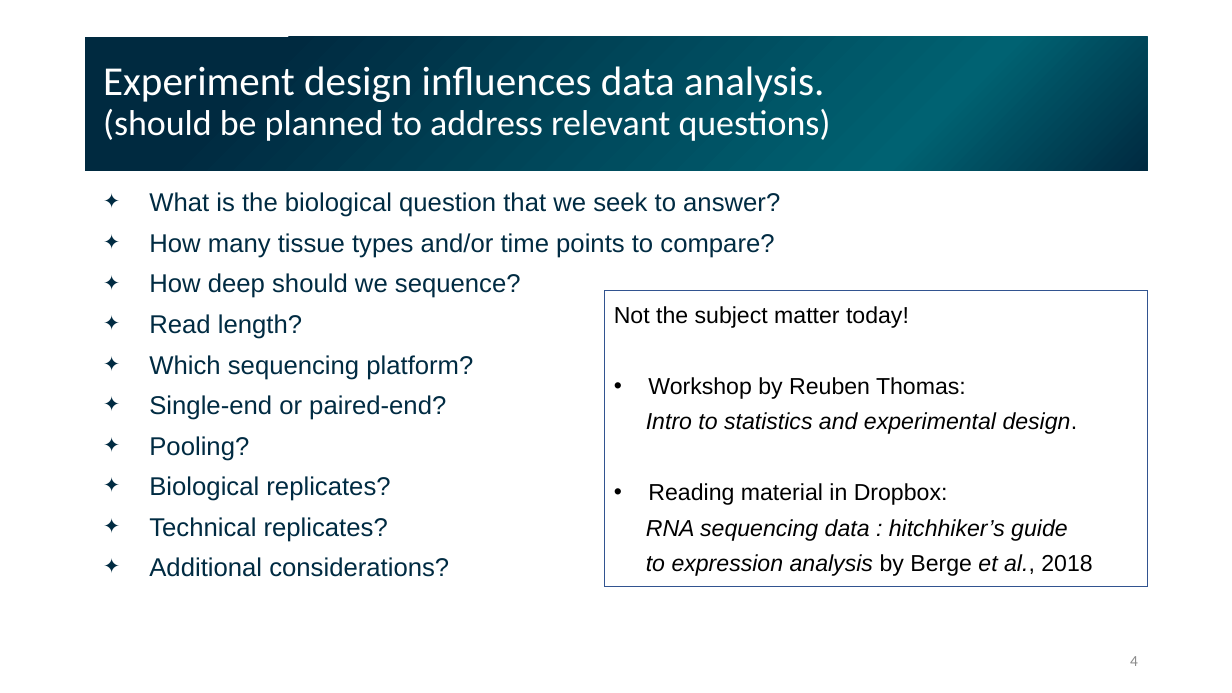
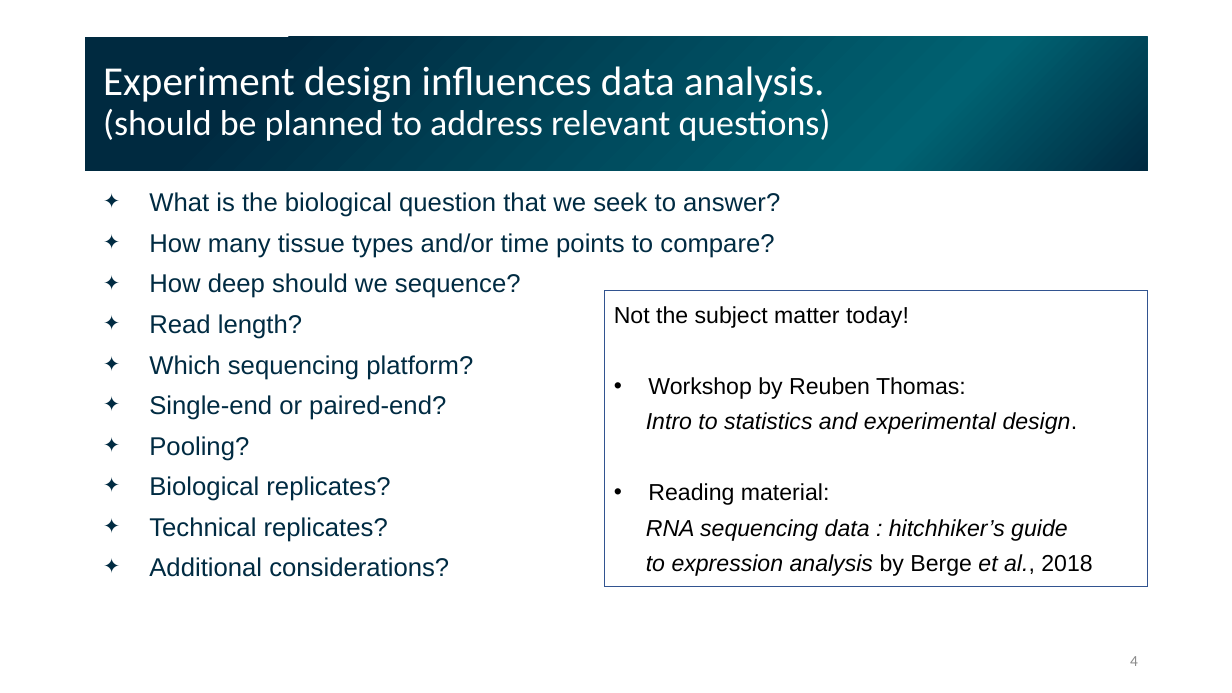
Before and after one commit to gladstone-institutes/Bioinformatics-Workshops, a slide deck: slide 4 of intermediate-r-rna-seq/Intermediate_RNA-seq.pptx. Drawn at 1232x693 pixels with LibreOffice and Linux fonts; fonts in the diff are those of the drawing. Boxes give left, top, right and bottom in pixels: in the first picture for what was removed or moved away, otherwise in the second. Text is boxed around its words. In the diff, an @@ line names an element or a change of style, - is before the commit and + after.

```diff
--- a/intermediate-r-rna-seq/Intermediate_RNA-seq.pptx
+++ b/intermediate-r-rna-seq/Intermediate_RNA-seq.pptx
@@ text in rectangle at (648,483,830,505): text changed @@
-• Reading material in Dropbox:
+• Reading material:
```
Also in this commit, not shown: 1 other slide changed, 2 slides added, 5 other files.
